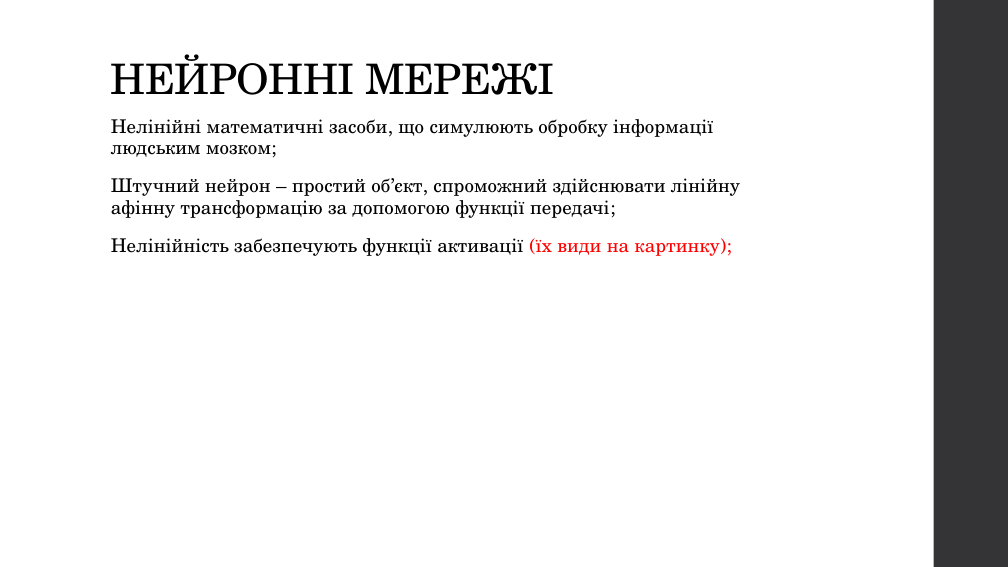
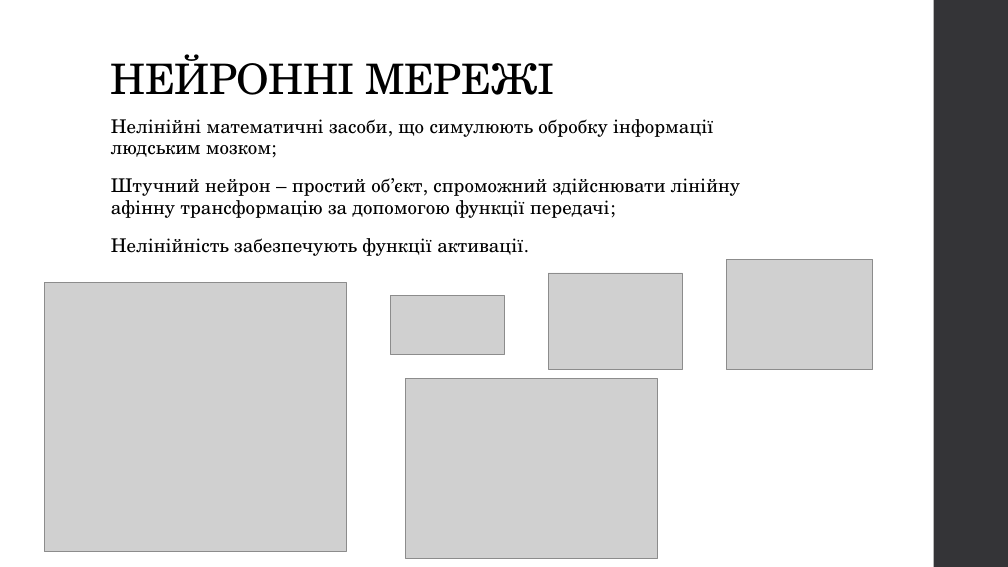
Before and after one commit to Romchyk-S/Thesis, a slide deck: slide 5 of Застосування методів машинного навчання для прогнозування елементів конструкцій-1.pptx. Drawn at 1008x567 pixels with LibreOffice and Linux fonts; fonts in the diff are those of the drawing; grey boxes stand for pictures. Boxes give left, top, right and bottom in pixels: in the first picture for what was removed or moved away, otherwise in the second. Text is boxed around its words. In the diff, an @@ line names an element or a change of style, - is before the commit and + after.

Commit message:
Preparing presentation
Printed things, added new pictures and text to the presentation

```diff
--- a/Застосування методів машинного навчання для прогнозування елементів конструкцій-1.pptx
+++ b/Застосування методів машинного навчання для прогнозування елементів конструкцій-1.pptx
@@ text at (111, 238, 523, 256): text changed @@
-Нелінійність забезпечують функції активації (їх види на картинку);
+Нелінійність забезпечують функції активації.
@@ picture added at (727, 259, 873, 370) @@
@@ picture added at (44, 283, 346, 552) @@
@@ picture added at (390, 296, 504, 355) @@
@@ picture added at (548, 273, 683, 369) @@
@@ picture added at (405, 378, 658, 558) @@
```
Also in this commit, not shown: 7 other slides changed, 1 slide added, 15 other files.
